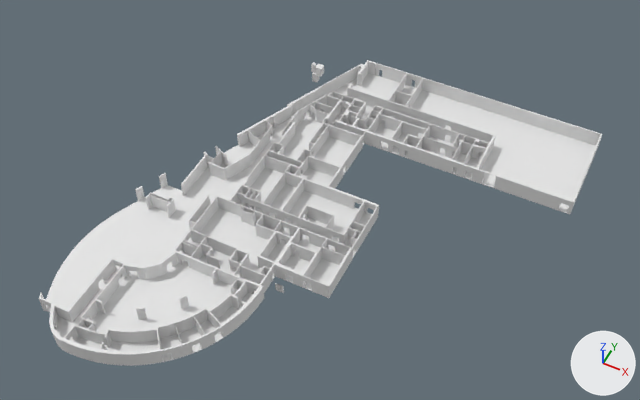
Renders of the Blender file INB Resources/Raw Assets/Blender/floor.blend from each side of a commit.
Both versions are drawn from a 50 mm lens placed at (56.5, -94.1, 150.9), pointed at (-0.9, 20.7, 7.4). Arrows for +X, +Y and +Z are at lower right; the lights stay in place.

The older version as bpy lines, for what is in view:
```python
me_cube_001 = bpy.data.meshes.new('Cube.001')
me_cube_001.from_pydata(...)  # 740 vertices, 736 faces; spans x -44.8..48.0, y -31.9..72.0, z -0.1..0.1
me_cube_002 = bpy.data.meshes.new('Cube.002')
me_cube_002.from_pydata(...)  # 4131 vertices, 3800 faces; spans x -41.8..48.3, y -31.8..72.3, z -2.2..1.9
me_cube_003 = bpy.data.meshes.new('Cube.003')
me_cube_003.from_pydata(...)  # 414 vertices, 413 faces; spans x -37.3..25.6, y -31.7..72.2, z -0.1..0.1
me_cube_004 = bpy.data.meshes.new('Cube.004')
me_cube_004.from_pydata(...)  # 3200 vertices, 3004 faces; spans x -41.8..48.3, y -31.8..72.3, z -2.1..2.0
me_cube_005 = bpy.data.meshes.new('Cube.005')
me_cube_005.from_pydata(...)  # 2748 vertices, 2824 faces; spans x -42.5..48.3, y -31.8..72.3, z -6.9..2.0
me_cube_006 = bpy.data.meshes.new('Cube.006')
me_cube_006.from_pydata(...)  # 276 vertices, 274 faces; spans x -42.5..25.6, y -3.0..72.0, z -0.1..0.1
ob_floor_0_walls = bpy.data.objects.new('FLOOR-0-WALLS', me_cube_002)
ob_floor_0_walls.location = (0.0, 0.0, 2.0)
ob_floor_1 = bpy.data.objects.new('FLOOR-1', me_cube_003)
ob_floor_1.location = (0.0, 0.0, 4.1)
ob_floor_1.hide_viewport = True
ob_floor_1_walls = bpy.data.objects.new('FLOOR-1-WALLS', me_cube_004)
ob_floor_1_walls.location = (0.0, 0.0, 6.1)
ob_floor_1_walls.hide_viewport = True
ob_floor_2 = bpy.data.objects.new('FLOOR-2', me_cube_006)
ob_floor_2.location = (0.0, 0.0, 8.2)
ob_floor_2.hide_viewport = True
ob_floor_2_walls = bpy.data.objects.new('FLOOR-2-WALLS', me_cube_005)
ob_floor_2_walls.location = (0.0, 0.0, 10.2)
ob_floor_2_walls.hide_viewport = True
ob_floor_3 = bpy.data.objects.new('FLOOR-3', me_cube_001)
ob_floor_3.location = (0.0, 0.0, 12.2)
ob_floor_3.hide_viewport = True
# also in view: 'FLOOR-0' at (1.5, 20.2, 0.0)
```
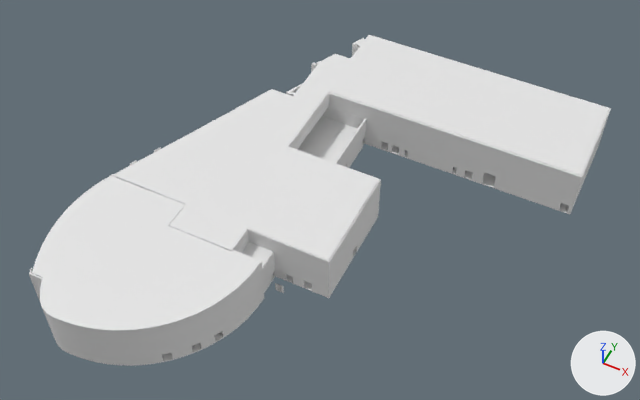
Where the change shows, as pixel boxes [x1, y1, x2, y2] in the pictures (640 x 400 px):
'FLOOR-3', shown: after [32, 35, 609, 331]
'FLOOR-2-WALLS', shown: after [29, 35, 611, 343]
'FLOOR-1-WALLS', shown: after [34, 83, 606, 354]
'FLOOR-1', shown: after [297, 116, 358, 163]
'FLOOR-2', shown: after [126, 57, 372, 268]
'FLOOR-0-WALLS', unchanged, covered by the edit: before [39, 60, 602, 366]; after [39, 132, 602, 366]
'FLOOR-0', unchanged, covered by the edit: before [43, 74, 596, 364]; after [65, 142, 569, 364]

What the commit changed:
Object 'FLOOR-3' (ob_floor_3) is now shown.
Object 'FLOOR-2' (ob_floor_2) is now shown.
Object 'FLOOR-1' (ob_floor_1) is now shown.
Object 'FLOOR-2-WALLS' (ob_floor_2_walls) is now shown.
Object 'FLOOR-1-WALLS' (ob_floor_1_walls) is now shown.
